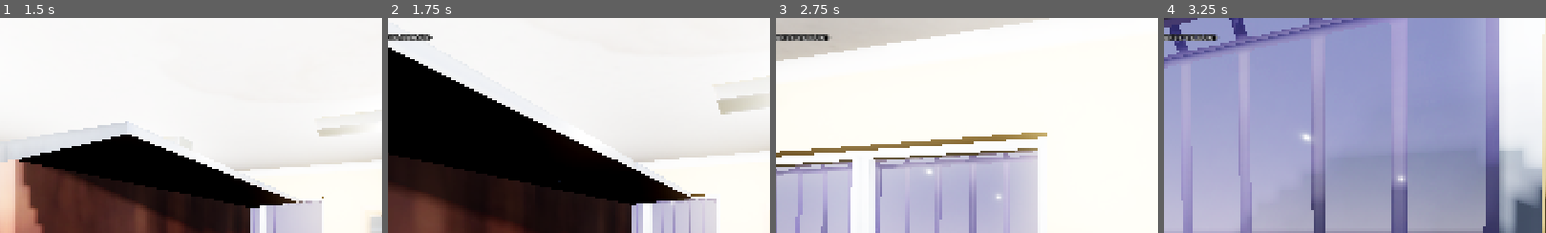
Above: before the commit, frames 1-4 (left to right).
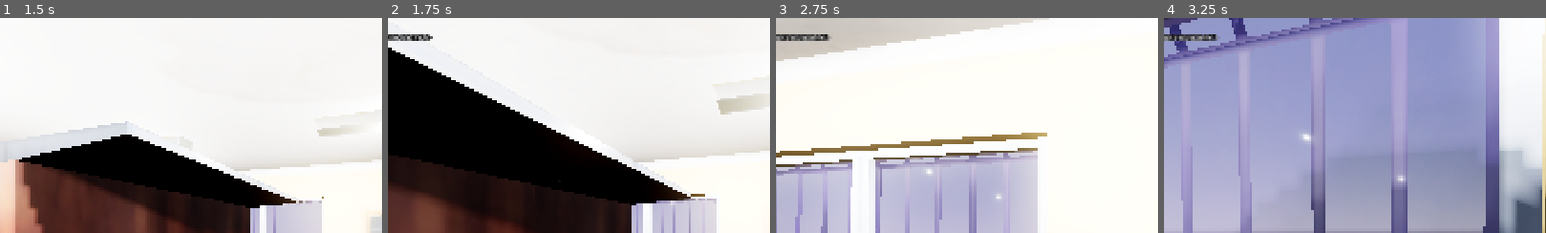
Above: after the commit, the same moments.

Repository: takanazwa5/ProjektMonopolowy
Game: Godot game, scene res://scenes/game/game.tscn
Same seed, same stepped clock (60 frames per second), same inputs: the game is played once before the commit and once after it.
Inputs (mouse positions are % of the whole screen's width and height, from its top left):
- Up to frame 1 (1.5 s): tap Enter at 0.5 s; move the mouse to (55, 50) at 0.52 s; hold Ctrl (crouch) 0.53-1.28 s; hold W (walk_forward) from 0.53 s (still down); click (55, 50) at 0.67 s; move the mouse to (45, 50) at 1.27 s; tap G (drop_item) at 1.35 s
- Up to frame 2 (1.75 s): keep holding W (walk_forward)
- Up to frame 3 (2.75 s): keep holding W (walk_forward); move the mouse to (52, 48) at 2.02 s; hold E (interact) from 2.03 s (still down)
- Up to frame 4 (3.25 s): keep holding W (walk_forward); move the mouse to (49, 52) at 2.77 s; release E (interact) at 2.78 s; click (49, 52) at 2.85 s
The pictures show only the part of the screen within x 14-64%, y 0-50%; the shares and areas given below are measured in that part.

Frame 1 is identical in both runs. In frame 2, 0.1% of the frame differs, in the area x 2-11%, y 7-11%; in frame 3, less than 0.1%; in frame 4, 0.1%.

Commit message:
Handle non-existent line_id without crashing

Diff:
--- a/features/dialogue/dialogue.gd
+++ b/features/dialogue/dialogue.gd
@@ -25,12 +25,17 @@
 
 
 func start_dialogue(line_id: String) -> void:
+	if not LINES.data.has(line_id):
+
+		push_error("Invalid line_id \"%s\"" % line_id)
+		return
+
 	Input.mouse_mode = Input.MOUSE_MODE_VISIBLE
 	_clear_answers()
 	if not visible: dialogue_started.emit()
-	var line_data: Dictionary = LINES.data[line_id]
-	text.text = "%s: %s" % [line_data["speaker"], line_data["text"]]
-	if line_data["choices"] == null:
+	var line_data: Dictionary = LINES.data.get(line_id)
+	text.text = "%s: %s" % [line_data.get("speaker"), line_data.get("text")]
+	if line_data.get("choices") == null:
 
 		var answer_button: Button = Button.new()
 		answer_button.text = "[END CONVERSATION]"
@@ -39,17 +44,17 @@
 
 	else:
 
-		for choice: Dictionary in line_data["choices"]:
+		for choice: Dictionary in line_data.get("choices"):
 
 			var answer_button: Button = Button.new()
 			answer_button.text = choice["text"]
-			if choice["next"] == null:
+			if choice.get("next") == null:
 
 				answer_button.pressed.connect(_on_answer_button_pressed)
 
 			else:
 
-				answer_button.pressed.connect(_on_answer_button_pressed.bind(choice["next"]))
+				answer_button.pressed.connect(_on_answer_button_pressed.bind(choice.get("next")))
 
 			answers_container.add_child(answer_button)
 
